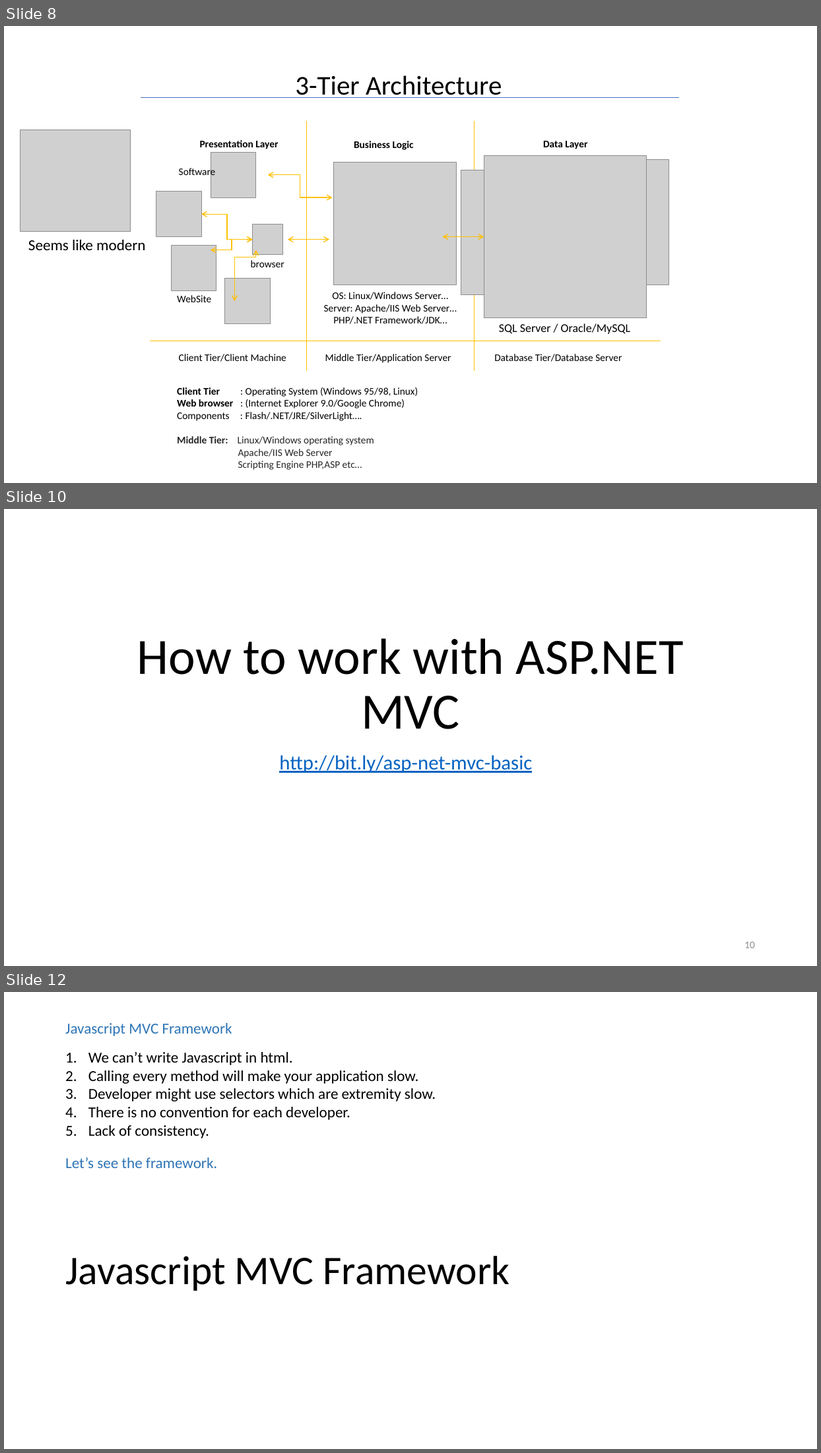
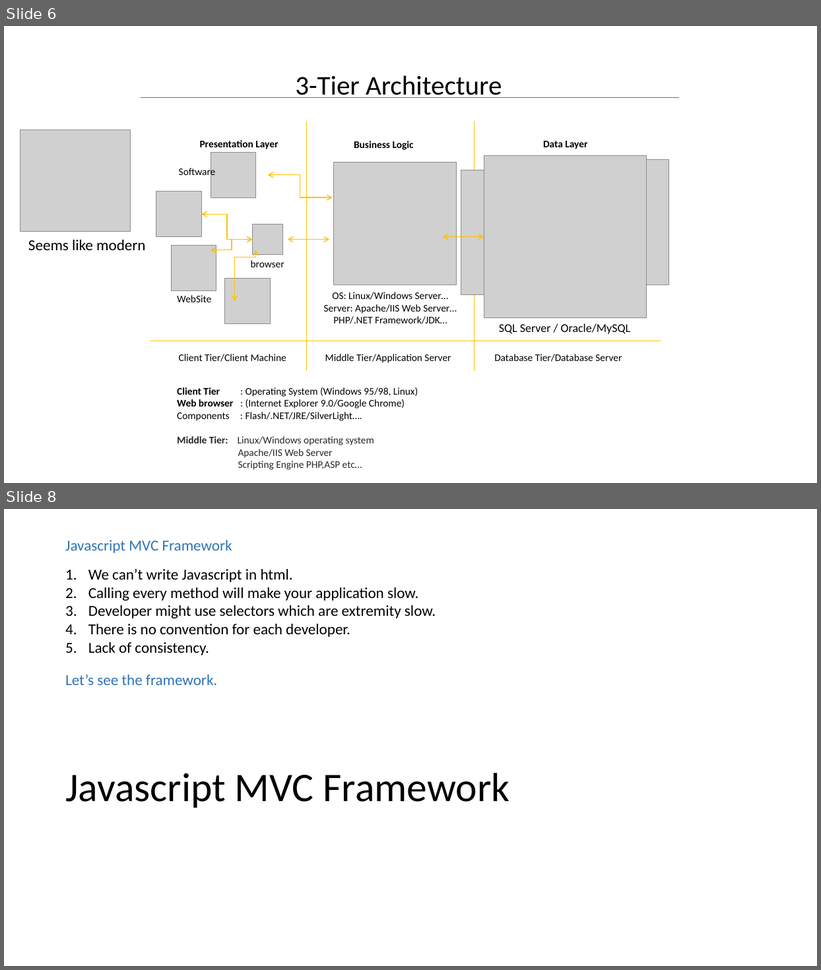
Before and after one commit to accorddeveloper/ASP.NET-MVC-Bootstrapper-Installed-Example, a slide deck: ASP.NET Presentation_2.pptx. Shown one above the other, each under a label of ours: slides 8, 10 and 12 before the commit, slides 6 and 8 after it; the slides between them are not shown. The pictures are 821x1453 and 821x970 pixels, drawn with LibreOffice and Linux fonts; fonts in the diff are those of the drawing; grey boxes stand for pictures. Boxes give left, top, right and bottom in pixels: in the first picture for what was removed or moved away, otherwise in the second. Text is boxed around its words. In the diff, an @@ line names an element or a change of style, - is before the commit and + after.

```diff
--- a/ASP.NET Presentation_2.pptx
+++ b/ASP.NET Presentation_2.pptx
@@ slide 10 removed at <box>4,509,817,966</box>, background #FFFFFF @@
@@ title removed at <box>137,638,684,729</box> @@
-How to work with ASP.NET MVC
@@ subtitle removed at <box>279,755,532,773</box> @@
-http://bit.ly/asp-net-mvc-basic
@@ page number removed at <box>745,942,755,949</box> @@
-10
@@ what was slide 8 is now slide 6 @@
@@ what was slide 12 is now slide 8 @@
```
Also in this commit, not shown: 5 slides changed, 1 slide added, 4 other slides removed, 19 other files.
